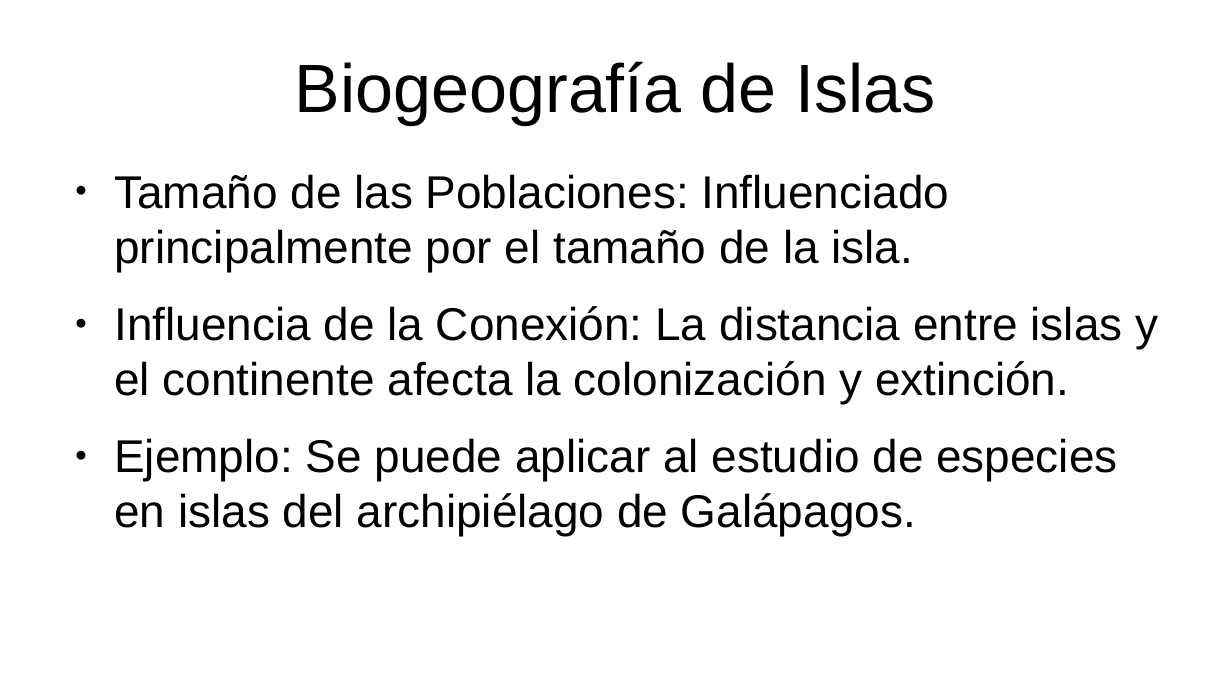
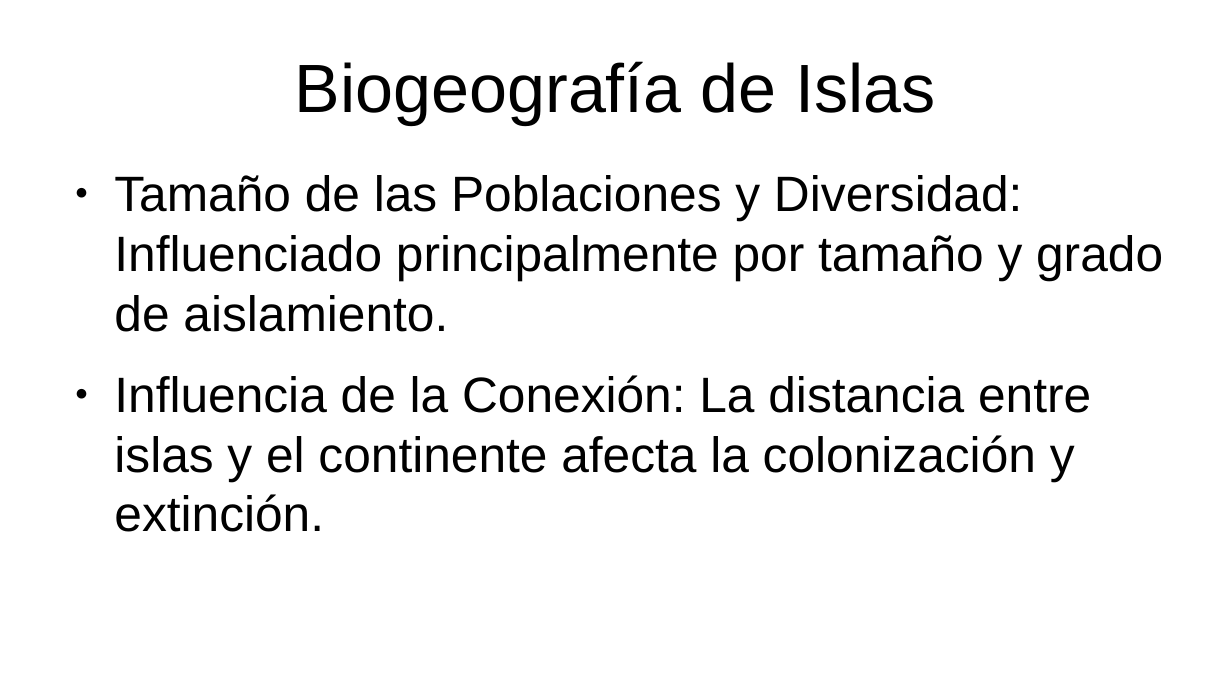
Before and after one commit to gerardommc/Ecologia-Teorica, a slide deck: slide 27 of Metapoblaciones.odp (slide 26 before the commit). Drawn at 1232x693 pixels with LibreOffice and Linux fonts; fonts in the diff are those of the drawing. Boxes give left, top, right and bottom in pixels: in the first picture for what was removed or moved away, otherwise in the second. Text is boxed around its words. In the diff, an @@ line names an element or a change of style, - is before the commit and + after.

Commit message:
Biogeog modelos

```diff
--- a/Metapoblaciones.odp
+++ b/Metapoblaciones.odp
@@ text at (x1=114, y1=175, x2=1163, y2=332): text changed; size 29.6 to 32 pt @@
-● Tamaño de las Poblaciones: Influenciado principalmente por el tamaño de la isla.
+● Tamaño de las Poblaciones y Diversidad: Influenciado principalmente por tamaño y grado de aislamiento.
@@ text at (x1=114, y1=375, x2=1091, y2=532): size 29.6 to 32 pt in "Influencia de la Conexión: La distancia entre ..." @@
@@ text at (x1=114, y1=438, x2=1117, y2=536): paragraph removed @@
-● Ejemplo: Se puede aplicar al estudio de especies en islas del archipiélago de Galápagos.
```
Also in this commit, not shown: 7 other slides changed, 4 slides added, 5 slides removed, 16 other files.
